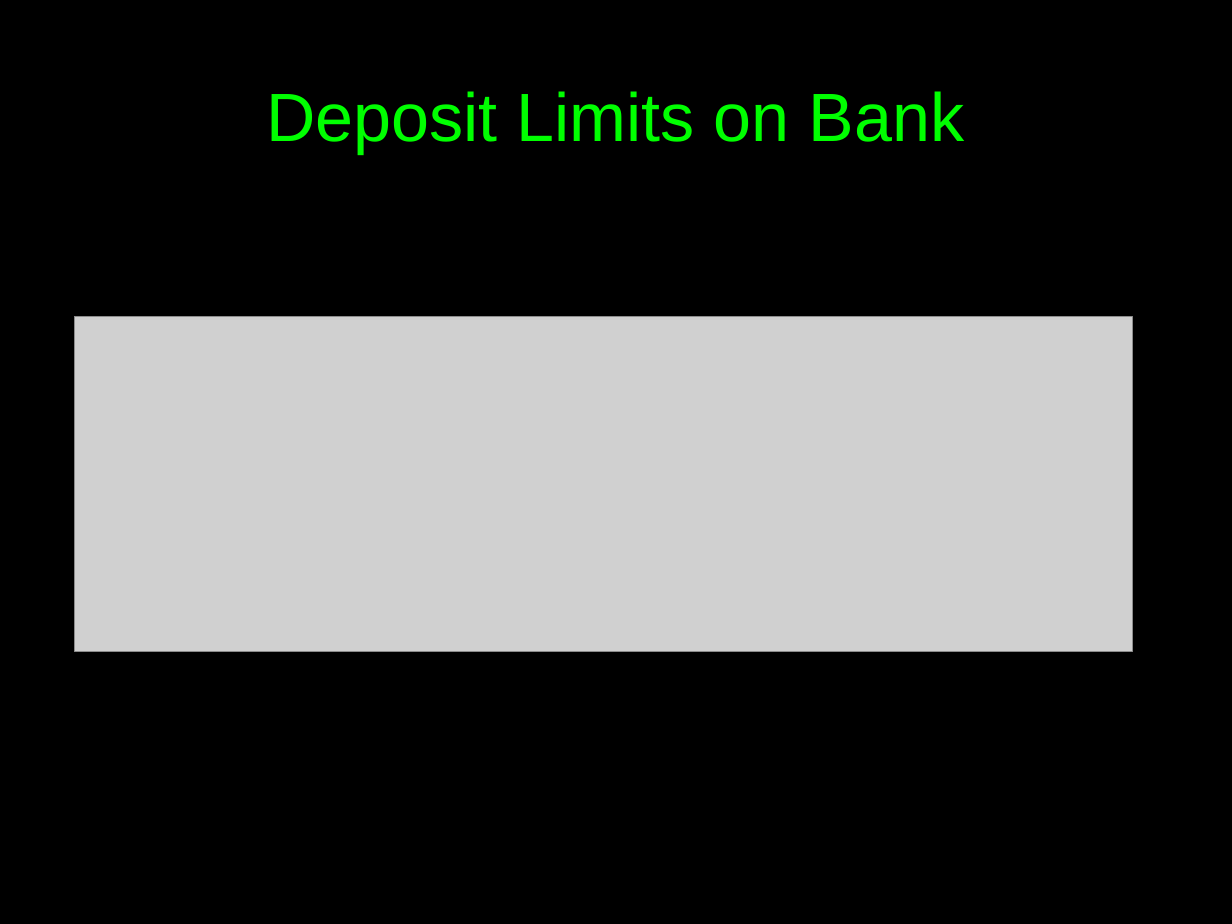
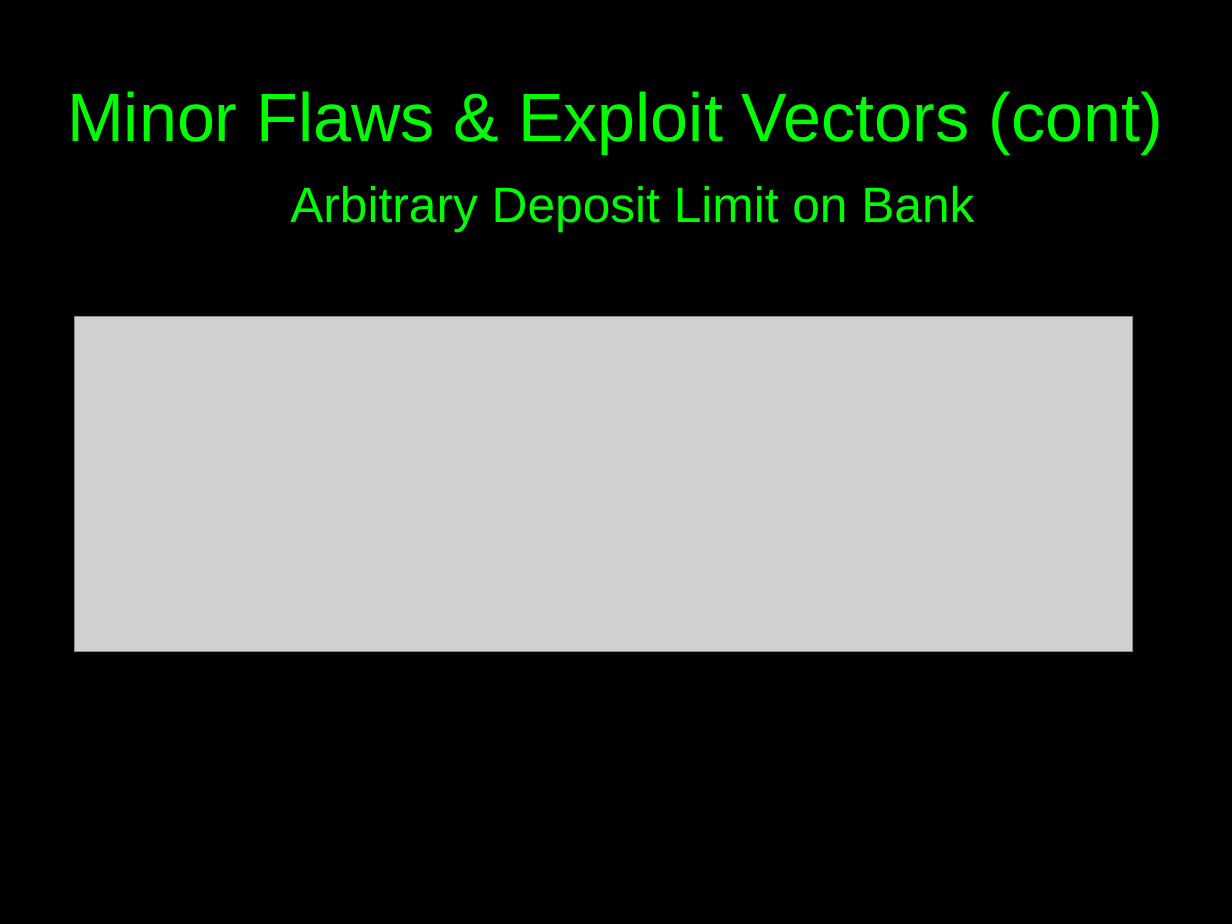
Before and after one commit to c00w/Crypto-Final-Project, a slide deck: slide 6 of Attack Presentation.odp (slide 10 before the commit). Drawn at 1232x924 pixels with LibreOffice and Linux fonts; fonts in the diff are those of the drawing; grey boxes stand for pictures. Boxes give left, top, right and bottom in pixels: in the first picture for what was removed or moved away, otherwise in the second. Text is boxed around its words. In the diff, an @@ line names an element or a change of style, - is before the commit and + after.

```diff
--- a/Attack Presentation.odp
+++ b/Attack Presentation.odp
@@ title at [67,91,1162,153]: text changed @@
-Deposit Limits on Bank
+Minor Flaws & Exploit Vectors (cont)
@@ text added at [290,186,974,232], 32 pt, text #00FF00 @@
+Arbitrary Deposit Limit on Bank
```
Also in this commit, not shown: 5 other slides changed, 9 slides added, 6 slides removed, 2 other files.
